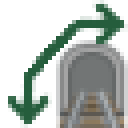
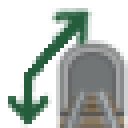
Before/after of a (128, 128) layered artwork. What changed in the layer stack:
painted on "right arrow" over [48, 0, 128, 48]
